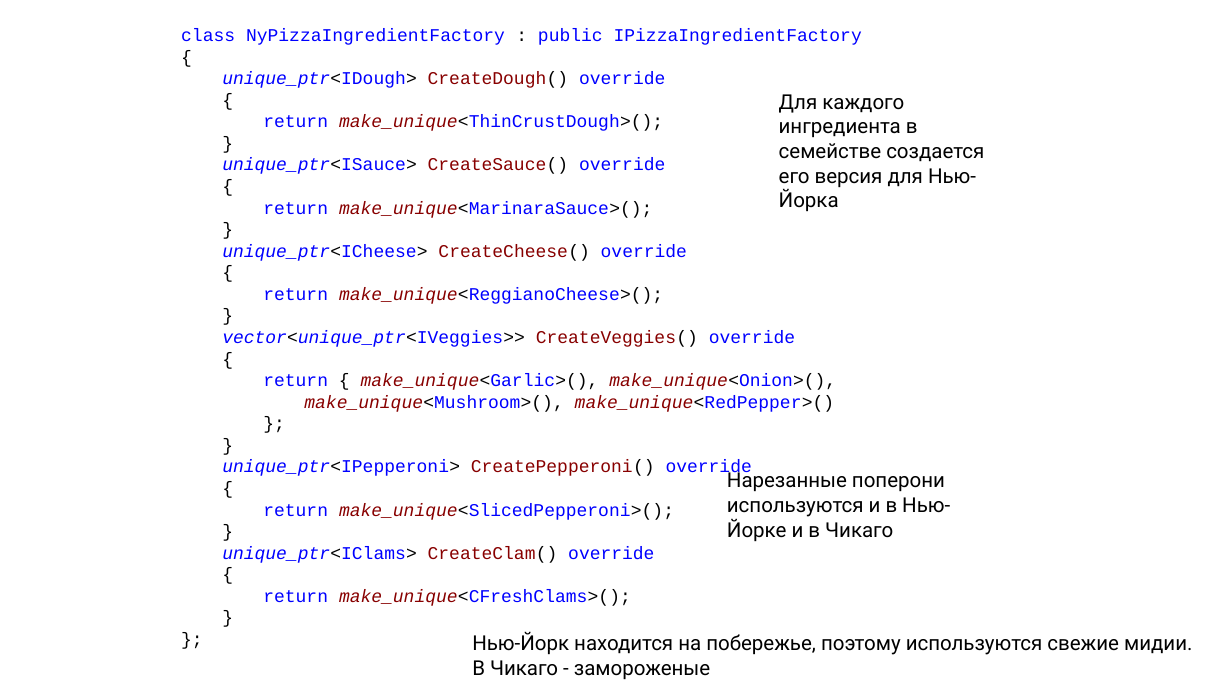
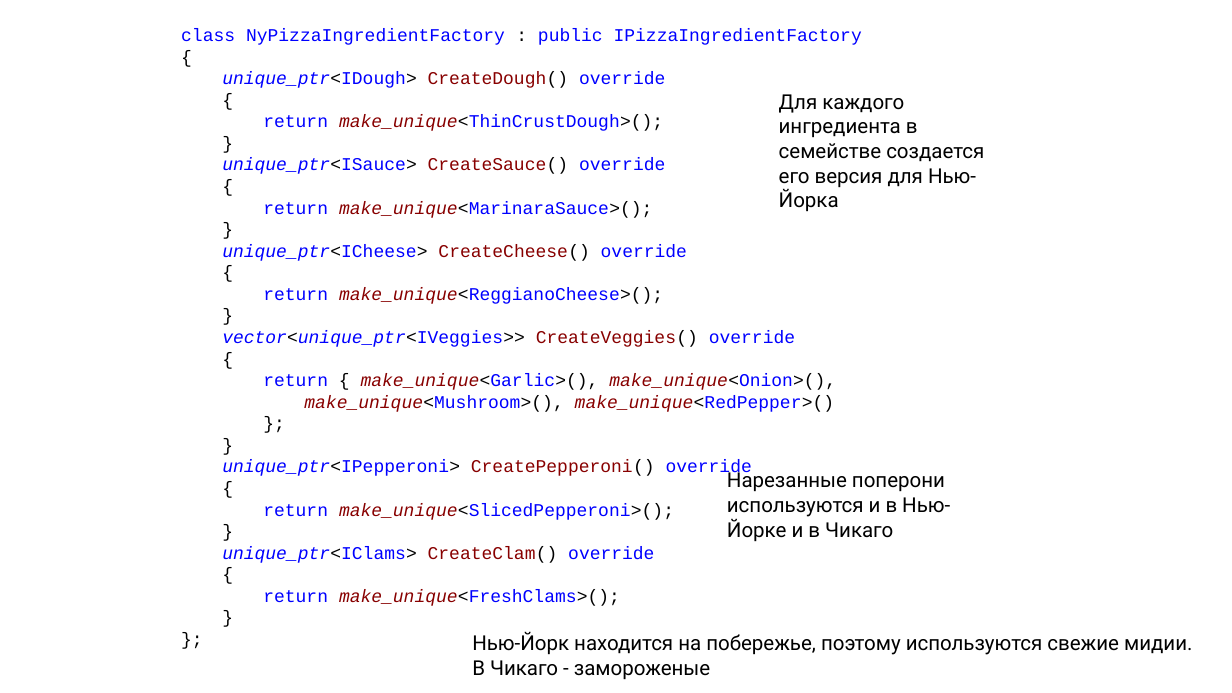
Before and after one commit to alexey-malov/ood, a slide deck: slide 48 of lectures/04.factory/factory.pptx (slide 47 before the commit). Drawn at 1232x693 pixels with LibreOffice and Linux fonts; fonts in the diff are those of the drawing. Boxes give left, top, right and bottom in pixels: in the first picture for what was removed or moved away, otherwise in the second. Text is boxed around its words. In the diff, an @@ line names an element or a change of style, - is before the commit and + after.

```diff
--- a/lectures/04.factory/factory.pptx
+++ b/lectures/04.factory/factory.pptx
@@ text at box(263, 589, 620, 606): text changed @@
-return make_unique<CFreshClams>();
+return make_unique<FreshClams>();
```
Also in this commit, not shown: 2 other slides changed, 2 slides added, 1 slide removed, 7 other files.
